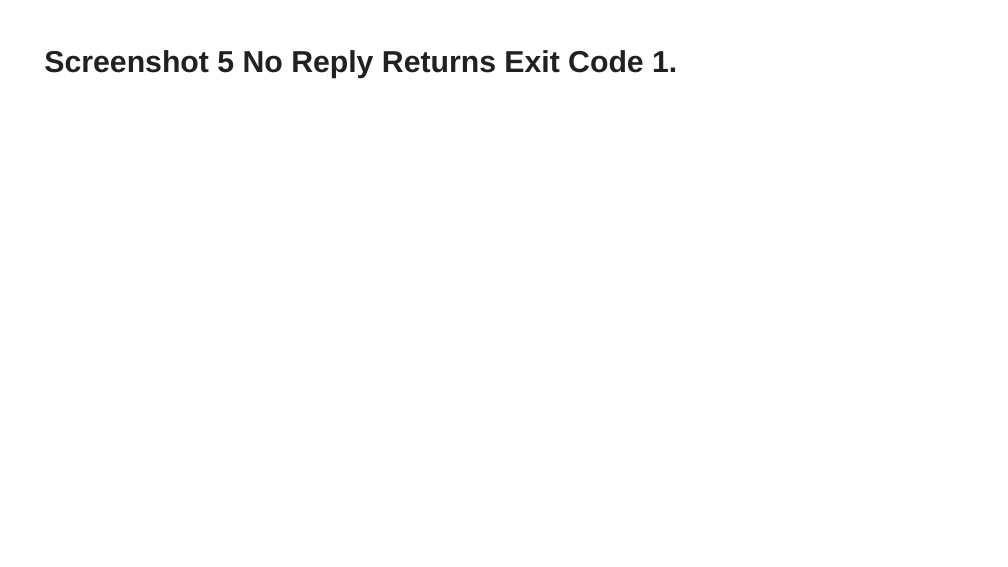
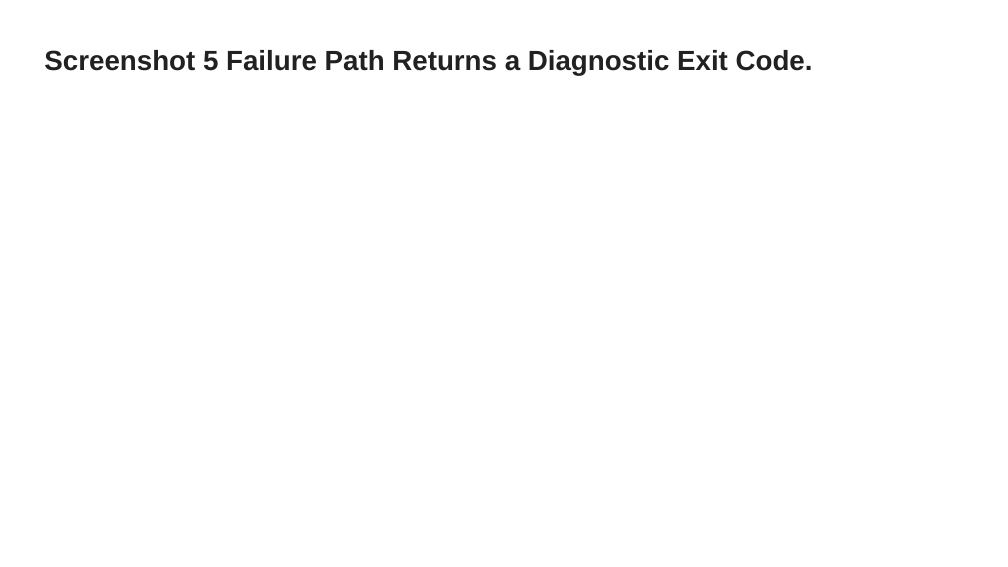
Before and after one commit to WikiSteve/networking-labs, a slide deck: slide 6 of labs/220-bash-scripting-health-checks/assets/Bash Scripting Health Checks SUBMISSION TEMPLATE.pptx. Drawn at 1008x567 pixels with LibreOffice and Linux fonts; fonts in the diff are those of the drawing. Boxes give left, top, right and bottom in pixels: in the first picture for what was removed or moved away, otherwise in the second. Text is boxed around its words. In the diff, an @@ line names an element or a change of style, - is before the commit and + after.

```diff
--- a/labs/220-bash-scripting-health-checks/assets/Bash Scripting Health Checks SUBMISSION TEMPLATE.pptx
+++ b/labs/220-bash-scripting-health-checks/assets/Bash Scripting Health Checks SUBMISSION TEMPLATE.pptx
@@ title at bbox=[44, 50, 813, 75]: text changed; size 21.6 to 19.8 pt @@
-Screenshot 5 No Reply Returns Exit Code 1.
+Screenshot 5 Failure Path Returns a Diagnostic Exit Code.
```
Also in this commit, not shown: 7 other files.
